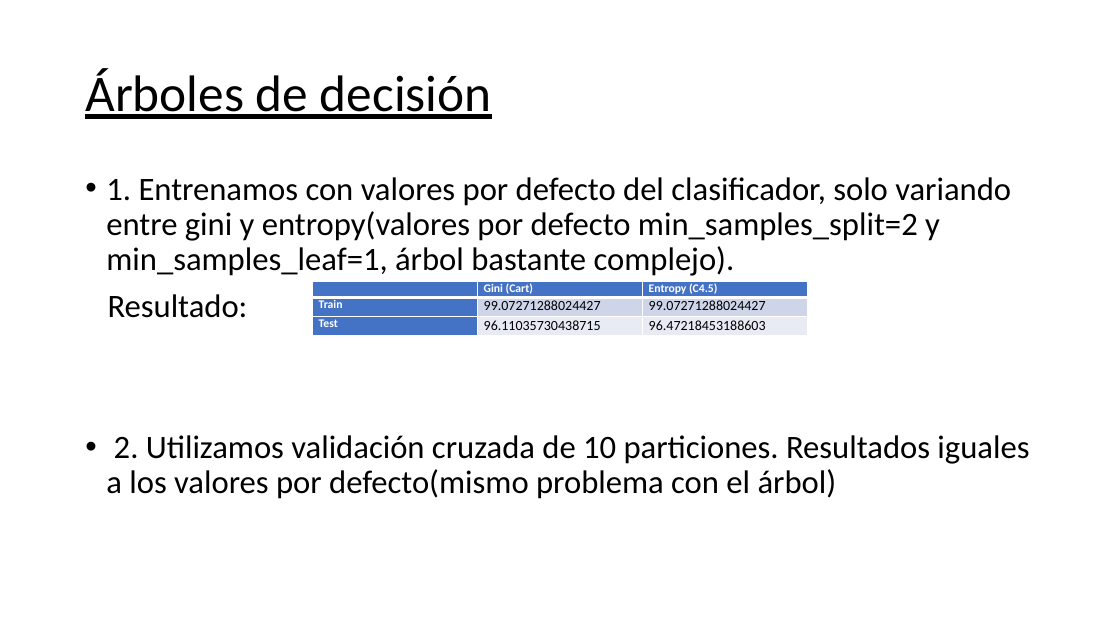
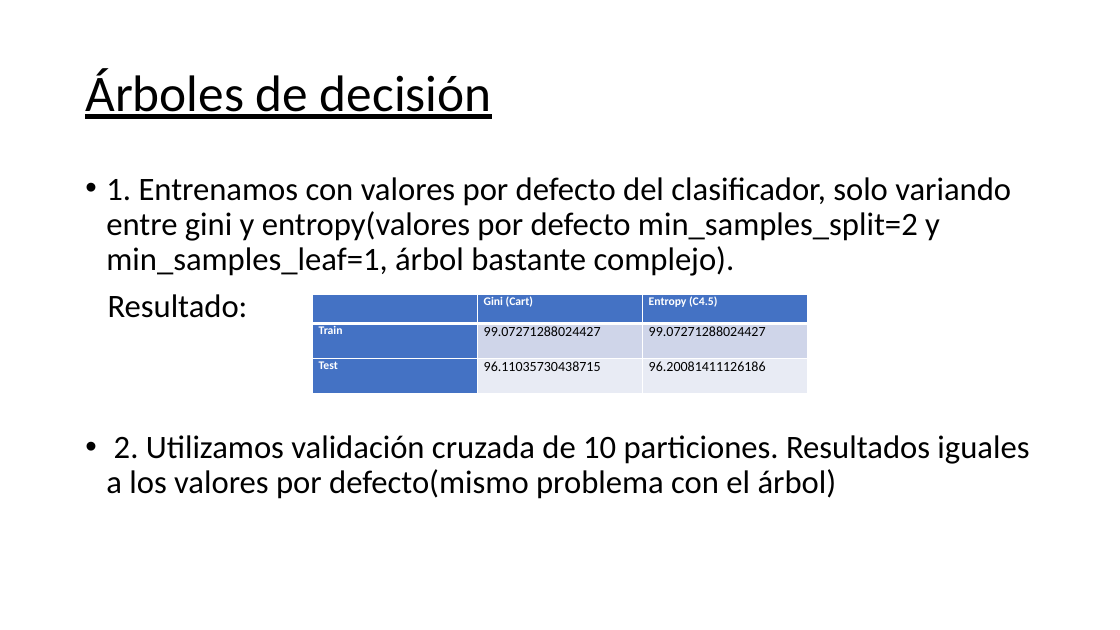
Before and after one commit to FernandoWajl/mineria-datos-phising, a slide deck: slide 5 of Trabajo final/presentacion phishing.pptx. Drawn at 1120x630 pixels with LibreOffice and Linux fonts; fonts in the diff are those of the drawing. Boxes give left, top, right and bottom in pixels: in the first picture for what was removed or moved away, otherwise in the second. Text is boxed around its words. In the diff, an @@ line names an element or a change of style, - is before the commit and + after.

```diff
--- a/Trabajo final/presentacion phishing.pptx
+++ b/Trabajo final/presentacion phishing.pptx
@@ table at [313, 294, 807, 394] @@
-row 3, column 3: 96.47218453188603
+row 3, column 3: 96.20081411126186
@@ table: place and size @@
-table at [313, 281, 807, 336]
+table at [313, 294, 807, 394]
```
Also in this commit, not shown: 4 other slides changed, 2 other files.
